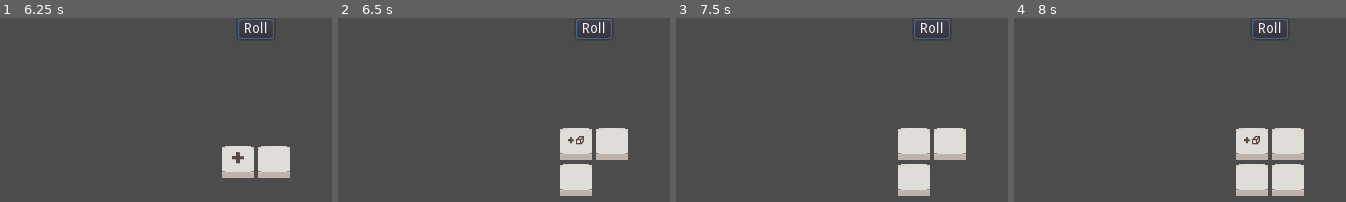
Above: before the commit, frames 1-4 (left to right).
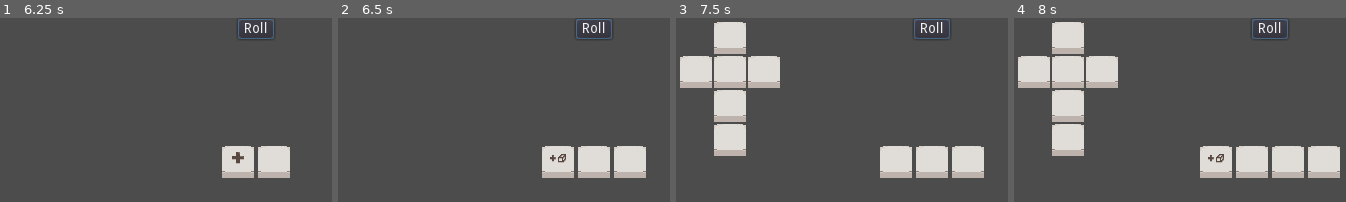
Above: after the commit, the same moments.

Repository: aprzn123/gmtk22
Game: Godot game, scene res://GameBoard.tscn
Two runs of this game, one before a commit and one after it. Both use one fixed random seed, a clock stepped at 60 frames per second and the inputs below.
Inputs (mouse positions are in pixels of both pictures, inside the frame that each line leads up to):
- Up to frame 1 (6.25 s): click "Roll" at 0.5 s; click "Roll" at 1.25 s; click "Roll" at 2 s; tap Enter at 2.75, 5 s; move the mouse to (outside the picture) at 2.77 s; move the mouse to (152, 176) at 3.52 s; tap Space at 4.25, 5.75 s; move the mouse to (308, 98) at 4.27 s; move the mouse to (outside the picture) at 5.02 s; move the mouse to (outside the picture) at 5.77 s
- Up to frame 2 (6.5 s): no input
- Up to frame 3 (7.5 s): move the mouse to (778, 119) at 6.52 s; tap Enter at 7.25 s; move the mouse to (958, 161) at 7.27 s
- Up to frame 4 (8 s): no input

Frame 1 is identical in both runs. In frame 2, 6.9% of the frame differs, in the area x 61-93%, y 59-97%; in frame 3, 17%; in frame 4, 19%, in the area x 1-99%, y 2-97%.

Commit message:
popup with spread out die

Diff:
--- a/DiceContainer.gd
+++ b/DiceContainer.gd
@@ -2,5 +2,7 @@
 
 extends GridContainer
 
+export (bool) var spread = false
+
 func _process(delta):
-	 columns = ceil(sqrt(get_child_count()))
+	columns = ceil(sqrt(get_child_count()) * 1.77)
--- a/Die.gd
+++ b/Die.gd
@@ -16,18 +16,13 @@
 export (int) var current_face_idx = 0
 
 var face_swaps_left_anim = 0
+var has_mouse = false
 
 func opposite_face(n):
 	return 5 - n
 
 func _process(delta):
 	$Sprite.texture = faces[current_face_idx].texture
-	$Spread/Sprite.texture = faces[0].texture
-	$Spread/Sprite2.texture = faces[1].texture
-	$Spread/Sprite3.texture = faces[2].texture
-	$Spread/Sprite4.texture = faces[3].texture
-	$Spread/Sprite5.texture = faces[4].texture
-	$Spread/Sprite6.texture = faces[5].texture
 	if spread:
 		$Spread.visible = true
 		$Sprite.visible = false
@@ -54,3 +49,13 @@
 		emit_signal("die_cast", faces[current_face_idx].face_id)
 	else:
 		$RollTimer.start()
+
+
+
+
+func _on_Die_mouse_entered():
+	has_mouse = true
+
+
+func _on_Die_mouse_exited():
+	has_mouse = false
--- a/Die.tscn
+++ b/Die.tscn
@@ -4,7 +4,10 @@
 [ext_resource path="res://DieFaces/BlankFace.tres" type="Resource" id=2]
 [ext_resource path="res://Sprites/Special_Blank.png" type="Texture" id=6]
 
-[node name="Die" type="Control"]
+[node name="Die" type="Control" groups=[
+"Dice",
+]]
+rect_min_size = Vector2( 32, 32 )
 script = ExtResource( 1 )
 __meta__ = {
 "_edit_use_anchors_": false
@@ -13,6 +16,7 @@
 
 [node name="Sprite" type="Sprite" parent="."]
 texture = ExtResource( 6 )
+centered = false
 
 [node name="Spread" type="Node2D" parent="."]
 visible = false
@@ -44,4 +48,6 @@
 wait_time = 0.1
 one_shot = true
 
+[connection signal="mouse_entered" from="." to="." method="_on_Die_mouse_entered"]
+[connection signal="mouse_exited" from="." to="." method="_on_Die_mouse_exited"]
 [connection signal="timeout" from="RollTimer" to="." method="_on_RollTimer_timeout"]
--- /dev/null
+++ b/DieSpreadPopup.gd
@@ -0,0 +1,17 @@
+extends Node2D
+
+func _process(delta):
+	var target_faces = null
+	for die in get_tree().get_nodes_in_group("Dice"):
+		if die.has_mouse:
+			target_faces = die.faces
+	if target_faces == null:
+		visible = false
+	else:
+		visible = true
+		$Sprite.texture = target_faces[0].texture
+		$Sprite2.texture = target_faces[1].texture
+		$Sprite3.texture = target_faces[2].texture
+		$Sprite4.texture = target_faces[3].texture
+		$Sprite5.texture = target_faces[4].texture
+		$Sprite6.texture = target_faces[5].texture
--- a/GameBoard.gd
+++ b/GameBoard.gd
@@ -45,6 +45,5 @@
 	new_die.connect("die_cast", self, "die_cast")
 
 
-
 func _on_Button_pressed():
 	roll()
--- a/GameBoard.tscn
+++ b/GameBoard.tscn
@@ -6,6 +6,8 @@
 [ext_resource path="res://DiceContainer.gd" type="Script" id=4]
 [ext_resource path="res://DieFaces/AddFace.tres" type="Resource" id=5]
 [ext_resource path="res://DieFaces/AddDieFace.tres" type="Resource" id=6]
+[ext_resource path="res://Sprites/Special_Blank.png" type="Texture" id=7]
+[ext_resource path="res://DieSpreadPopup.gd" type="Script" id=8]
 
 [node name="GameBoard" type="Node"]
 script = ExtResource( 2 )
@@ -13,18 +15,26 @@
 [node name="CenterContainer" type="CenterContainer" parent="."]
 anchor_right = 1.0
 anchor_bottom = 1.0
+mouse_filter = 2
+__meta__ = {
+"_edit_use_anchors_": false
+}
 
 [node name="Dice" type="GridContainer" parent="CenterContainer"]
-margin_left = 256.0
-margin_top = 144.0
-margin_right = 256.0
-margin_bottom = 144.0
-custom_constants/vseparation = 36
-custom_constants/hseparation = 36
+margin_left = 240.0
+margin_top = 128.0
+margin_right = 272.0
+margin_bottom = 160.0
+mouse_filter = 2
+columns = 2
 script = ExtResource( 4 )
 
 [node name="Die" parent="CenterContainer/Dice" instance=ExtResource( 1 )]
+margin_right = 32.0
+margin_bottom = 32.0
 faces = [ ExtResource( 6 ), ExtResource( 5 ), ExtResource( 3 ), ExtResource( 3 ), ExtResource( 3 ), ExtResource( 3 ) ]
+
+[node name="CanvasLayer" type="CanvasLayer" parent="."]
 
 [node name="Button" type="Button" parent="."]
 anchor_left = 0.5
@@ -34,6 +44,37 @@
 margin_right = 18.0
 margin_bottom = 21.0
 text = "Roll"
+__meta__ = {
+"_edit_use_anchors_": false
+}
+
+[node name="DieSpreadPopup" type="Node2D" parent="."]
+visible = false
+position = Vector2( 54, 54 )
+script = ExtResource( 8 )
+
+[node name="Sprite" type="Sprite" parent="DieSpreadPopup"]
+position = Vector2( 0, -34 )
+texture = ExtResource( 7 )
+
+[node name="Sprite2" type="Sprite" parent="DieSpreadPopup"]
+position = Vector2( 34, 0 )
+texture = ExtResource( 7 )
+
+[node name="Sprite3" type="Sprite" parent="DieSpreadPopup"]
+texture = ExtResource( 7 )
+
+[node name="Sprite4" type="Sprite" parent="DieSpreadPopup"]
+position = Vector2( 0, 68 )
+texture = ExtResource( 7 )
+
+[node name="Sprite5" type="Sprite" parent="DieSpreadPopup"]
+position = Vector2( -34, 0 )
+texture = ExtResource( 7 )
+
+[node name="Sprite6" type="Sprite" parent="DieSpreadPopup"]
+position = Vector2( 0, 34 )
+texture = ExtResource( 7 )
 
 [connection signal="die_cast" from="CenterContainer/Dice/Die" to="." method="die_cast"]
 [connection signal="pressed" from="Button" to="." method="_on_Button_pressed"]
Not shown: 1 places in GameBoard.tscn that only renumber resources
